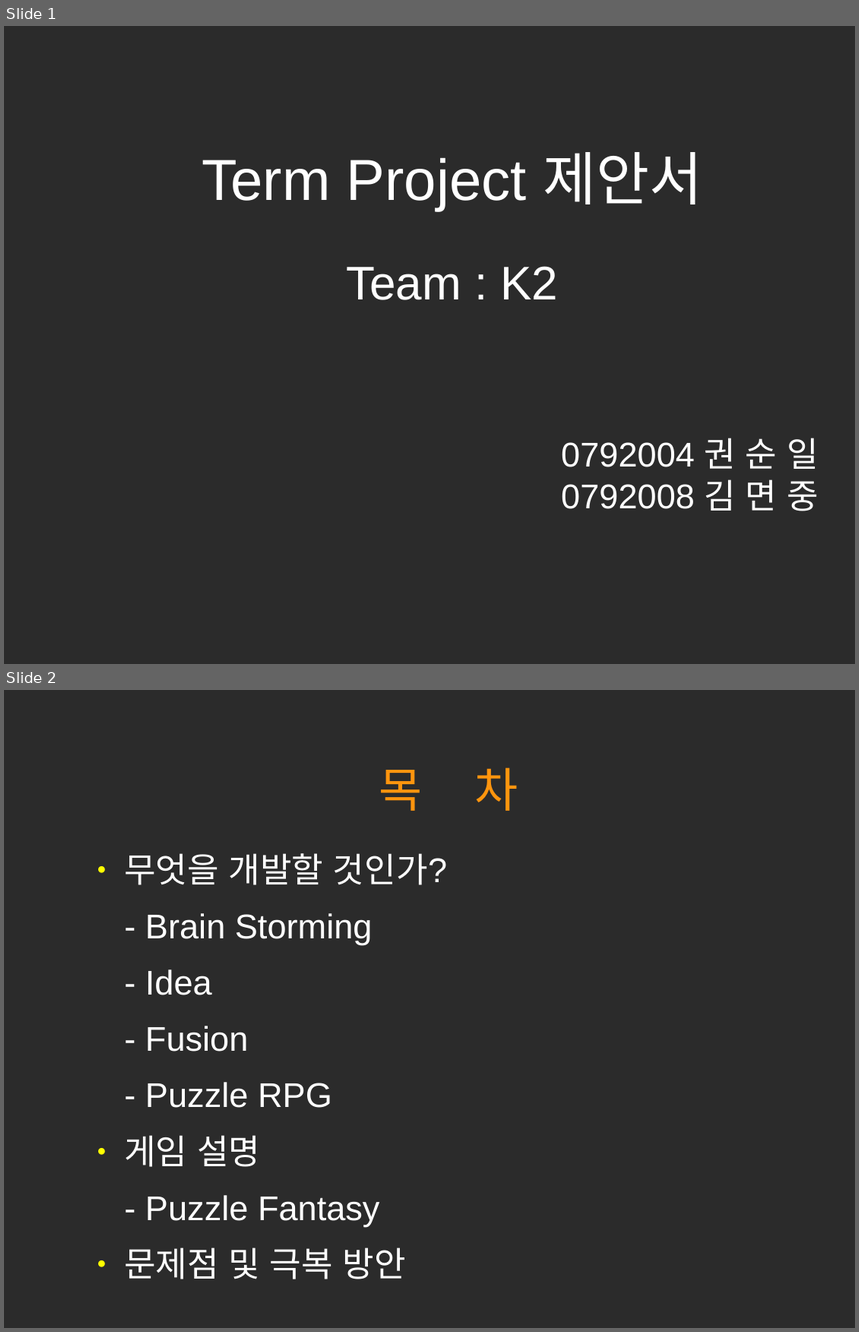
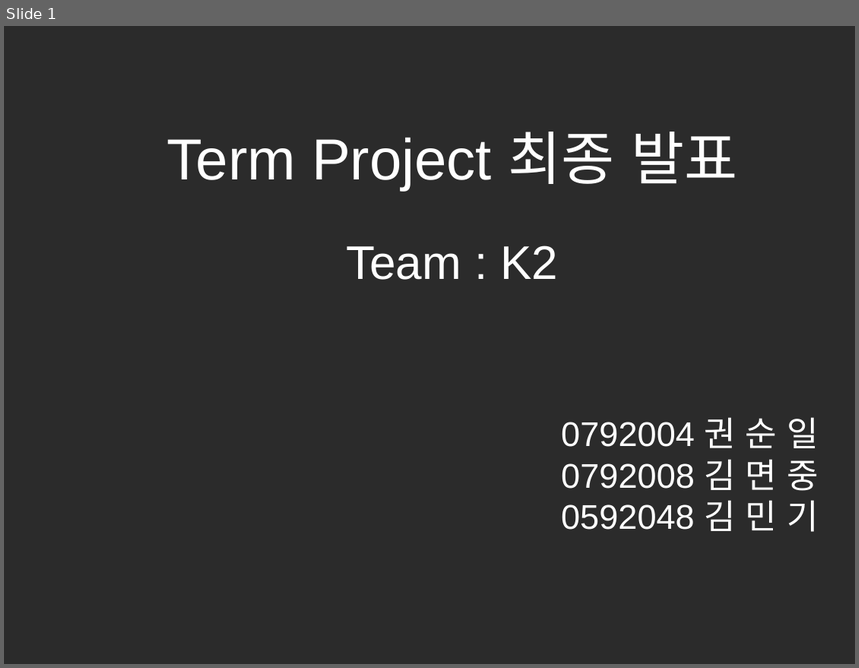
Before and after one commit to hl1itj/Team3, a slide deck: doc/term project 발표자료.odp. Shown one above the other, each under a label of ours: slides 1 and 2 before the commit, slide 1 after it. The pictures are 859x1332 and 859x668 pixels, drawn with LibreOffice and Linux fonts; fonts in the diff are those of the drawing; background and template pictures are left out; a plain dark background stands for a picture behind light text. Boxes give left, top, right and bottom in pixels: in the first picture for what was removed or moved away, otherwise in the second. Text is boxed around its words. In the diff, an @@ line names an element or a change of style, - is before the commit and + after.

```diff
--- a/doc/term project 발표자료.odp
+++ b/doc/term project 발표자료.odp
@@ slide 2 removed at (4, 690, 855, 1328), background picture (left out) @@
@@ title removed at (379, 768, 519, 811) @@
-목 차
@@ text removed at (124, 853, 447, 1280) @@
-● 무엇을 개발할 것인가?
-- Brain Storming
-- Idea
-- Fusion
-- Puzzle RPG
-● 게임 설명
-- Puzzle Fantasy
-● 문제점 및 극복 방안
@@ slide 1 changed as well @@
@@ subtitle at (167, 132, 737, 190): text changed @@
-Term Project 제안서
+Term Project 최종 발표
@@ subtitle at (561, 500, 819, 532): paragraph added @@
+0592048 김 민 기
```
Also in this commit, not shown: 2 other slides changed, 4 slides added, 4 other slides removed, 2 other files.
